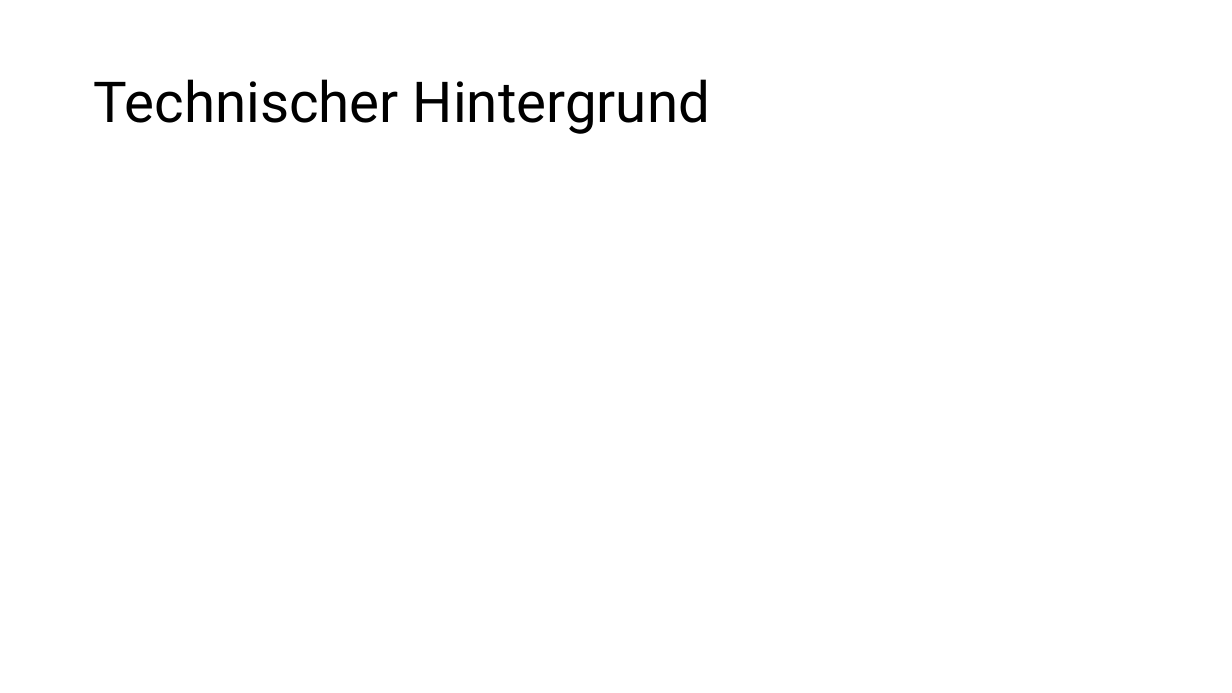
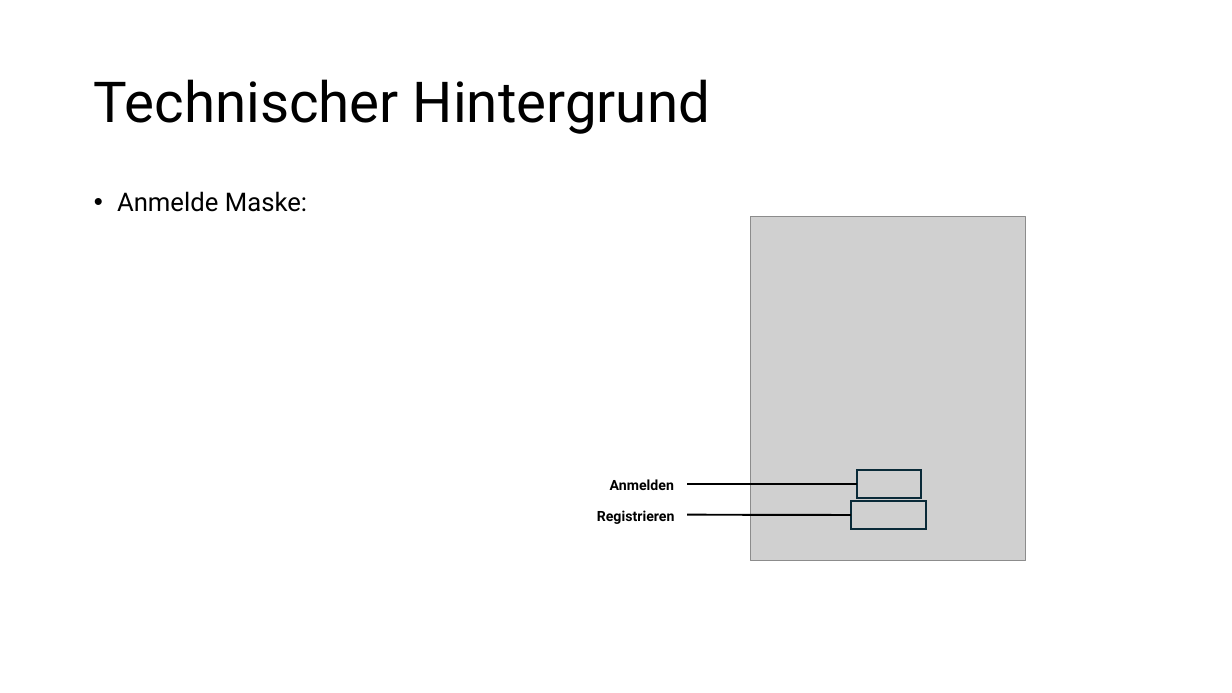
Before and after one commit to NykyTV/PasswortManager, a slide deck: slide 3 of pp/Presentation.pptx. Drawn at 1232x693 pixels with LibreOffice and Linux fonts; fonts in the diff are those of the drawing; grey boxes stand for pictures. Boxes give left, top, right and bottom in pixels: in the first picture for what was removed or moved away, otherwise in the second. Text is boxed around its words. In the diff, an @@ line names an element or a change of style, - is before the commit and + after.

```diff
--- a/pp/Presentation.pptx
+++ b/pp/Presentation.pptx
@@ text added at box(117, 191, 307, 212), 20 pt, text #000000 @@
+• Anmelde Maske:
@@ picture added at box(750, 216, 1027, 560) @@
@@ text added at box(610, 479, 674, 490), 11 pt, text #000000, bold @@
+Anmelden
@@ rectangle added at box(857, 470, 921, 498), outline #092A39 1.5 pt @@
@@ line added from (857, 484) to (688, 484), #000000 1.5 pt @@
@@ rectangle added at box(851, 501, 926, 529), outline #092A39 1.5 pt @@
@@ text added at box(597, 510, 675, 524), 11 pt, text #000000, bold @@
+Registrieren
@@ line added from (851, 515) to (688, 515), #000000 1.5 pt @@
```
Also in this commit, not shown: 1 slide added.
